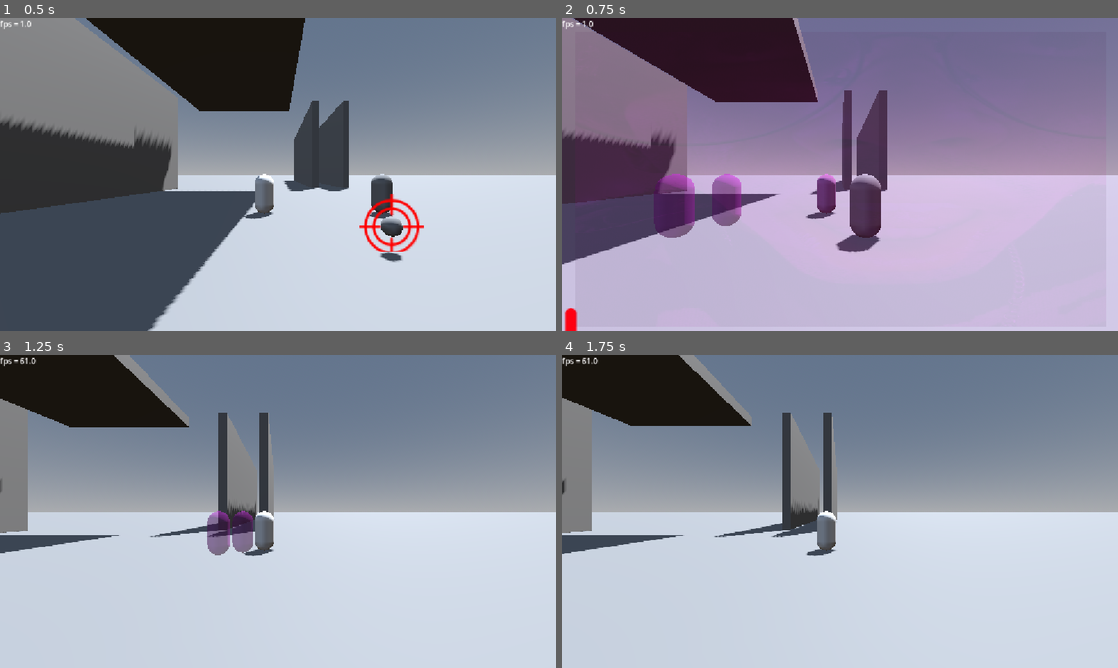
Above: before the commit, frames 1-4 (two rows, left to right).
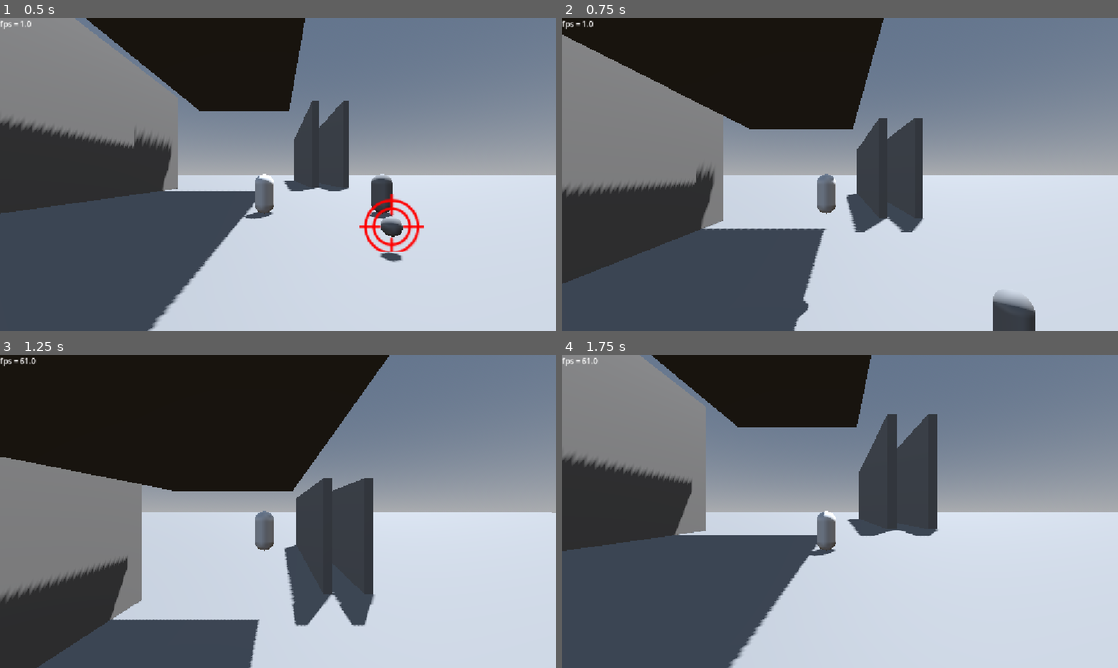
Above: after the commit, the same moments.

Repository: mrgarso/azure-latch
Game: Godot game, scene res://scenes/map.tscn
Same seed, same stepped clock (60 frames per second), same inputs: the game is played once before the commit and once after it.
Inputs (mouse positions are in pixels of both pictures, inside the frame that each line leads up to):
- Up to frame 1 (0.5 s): no input
- Up to frame 2 (0.75 s): move the mouse to (962, 158) at 0.52 s; tap 1 (1) at 0.6 s
- Up to frame 3 (1.25 s): tap A (a) at 0.8 s
- Up to frame 4 (1.75 s): move the mouse to (728, 527) at 1.27 s; tap A (a) at 1.35 s; tap D (d) at 1.55 s

Frame 1 is identical in both runs. In frame 2, 59% of the frame differs, in the area x 0-98%, y 0-100%; in frame 3, 45%; in frame 4, 41%.

Commit message:
refactorizacion del movimiento

Diff:
--- a/scripts/impulse.gd
+++ b/scripts/impulse.gd
@@ -1,4 +1,4 @@
 extends RefCounted
 class_name Impulse
 
-var vec := Vector2.ZERO
+var vec := Vector3.ZERO
--- a/scripts/player.gd
+++ b/scripts/player.gd
@@ -4,42 +4,53 @@
 @export var speed := 20.0
 @export var accel := 10.0
 @export var frict := 10.0
+@export var jump_speed := 25.0
+@export var gravity := 40.0
 @export var ball_holder: Node3D
 @export var spring_arm_3d: SpringArm3D
 @export var grab_ball_area: Area3D
 @export var fps_label: Label
+
 var can_move := true:
 	set(value):
 		can_move = value
 		direction = Vector2.ZERO
 var using_move := false
 var iframes := false
-var current_speed := 0.0
 var direction := Vector2.ZERO
 var forw := Vector3.ZERO
 var sides := Vector3.ZERO
 var movement := Vector3.ZERO
-var impulses : Array[Impulse] = []
-
-func _ready() -> void:
-	current_speed = speed
+var impulses: Array[Impulse] = []
 
 func _physics_process(delta: float) -> void:
 	fps_label.text = "fps = " + str(Engine.get_frames_per_second())
 	forw = transform.basis.z
 	sides = transform.basis.x
+
+	var impulse_sum := Vector3.ZERO
+	for imp in impulses:
+		impulse_sum += imp.vec
+
 	if using_move:
-		var summed := Vector2.ZERO
-		for imp in impulses:
-			summed += imp.vec
-		direction = summed
+		direction = Vector2(impulse_sum.x, impulse_sum.z)
 	elif can_move:
-		direction = Input.get_vector("a","d","w","s")
+		direction = Input.get_vector("a", "d", "w", "s")
+		if is_on_floor() and Input.is_action_just_pressed("space"):
+			velocity.y = jump_speed
+
 	movement = ((direction.x * sides) + (direction.y * forw)) * speed
 	if direction:
-		velocity = lerp(velocity,Vector3(movement.x,velocity.y,movement.z),delta * accel)
+		velocity.x = lerp(velocity.x, movement.x, delta * accel)
+		velocity.z = lerp(velocity.z, movement.z, delta * accel)
+		#velocity.y = lerp(velocity.y, impulse_sum.y, delta * accel)
 	else:
-		velocity = lerp(velocity,Vector3(0,velocity.y,0),delta * frict)
+		velocity.x = lerp(velocity.x, 0.0, delta * frict)
+		velocity.z = lerp(velocity.z, 0.0, delta * frict)
+
+	velocity.y += impulse_sum.y * delta * 3
+	if not is_on_floor():
+		velocity.y -= gravity * delta * 3
 
 	move_and_slide()
 
--- a/scripts/skills/Isagi_moves/move_1.gd
+++ b/scripts/skills/Isagi_moves/move_1.gd
@@ -4,18 +4,6 @@
 func use(target:Player=null, speed:=1.0, godmode:=false, vulnerable:=false):
 	if target.can_move:
 		target.using_move = true
-		SB.screen_flash(target, Color(1,0,1,0.1), 0.5)
-		SB.velocity(target, Vector2(0,-5), 0.3, 0.7)
-		SB.afterimage(target, 6, 0.05, 0.4, Color(0.6,0,0.6, 0.5))
-		await SB.wait(2, speed)
-		var dir := Input.get_axis("a","d")
-		if dir >= 0:
-			SB.velocity(target, Vector2(10,-5), 0.3, 0.7)
-			await SB.wait(2, speed)
-			SB.velocity(target, Vector2(5,0), 0.3, 0.7)
-		else:
-			SB.velocity(target, Vector2(-10,-5), 0.3, 0.7)
-			await SB.wait(2, speed)
-			SB.velocity(target, Vector2(-5,0), 0.3, 0.7)
+		SB.velocity(target, Vector3(0, 350, -7.5), 0.1, 0.76)
 		await SB.wait(20, speed)
 		target.using_move = false
--- a/scripts/skills/skill_builder.gd
+++ b/scripts/skills/skill_builder.gd
@@ -1,13 +1,14 @@
 extends Node
 
 
-func velocity(target: Player, direction := Vector2(0,0), duration := 1.0, decay := 0.99) -> void:
+func velocity(target: Player, direction := Vector3.ZERO, duration := 1.0, decay := 0.99) -> void:
 	var imp := Impulse.new()
 	imp.vec = direction
 	target.impulses.append(imp)
 	for i in (Engine.physics_ticks_per_second * duration):
 		imp.vec *= decay
 		await get_tree().create_timer(Engine.time_scale / Engine.physics_ticks_per_second).timeout
+	target.impulses.erase(imp)
 
 func wait(frames := 60, speed := 1.0) -> void:
 	for i in frames:
@@ -17,18 +18,17 @@
 	var source: MeshInstance3D = target.get_node("MeshInstance3D")
 	for i in quantity:
 		var clone := source.duplicate() as MeshInstance3D
-		target.get_parent().add_child(clone)   # <- see note below
+		target.get_parent().add_child(clone)
 		var mat: StandardMaterial3D = clone.get_active_material(0)
 		if mat == null:
 			mat = StandardMaterial3D.new()
-			mat.albedo_color = Color.WHITE
 		elif mat is BaseMaterial3D:
 			mat = mat.duplicate()
 		else:
-			mat = null
-		if mat is BaseMaterial3D:
-			mat.transparency = BaseMaterial3D.TRANSPARENCY_ALPHA_HASH
-			clone.set_surface_override_material(0, mat)
+			clone.queue_free()
+			continue
+		mat.transparency = BaseMaterial3D.TRANSPARENCY_ALPHA_HASH
+		clone.set_surface_override_material(0, mat)
 		mat.transparency = BaseMaterial3D.TRANSPARENCY_ALPHA
 		mat.albedo_color = custom_color
 		clone.global_transform = target.global_transform
@@ -58,29 +58,26 @@
 func counter() -> void:
 	pass
 
-func kick(target :Player=null, direction := Vector3(), force := 70.0, unattach := true, speed := 1.0) -> void:
-	var subject :Ball= target.grab_ball_area.ball
+func kick(target: Player = null, direction := Vector3(), force := 70.0, unattach := true, speed := 1.0) -> void:
+	var subject: Ball = target.grab_ball_area.ball
 	show(subject.trajectory_mesh)
 	var aim_dir := (target.transform.basis * direction).normalized()
 	var final_direction := -aim_dir * force
-	var ball_traj := PackedVector3Array()
 	var ball_traj_range := 240
+	var ball_traj_delta := 1.0 / Engine.physics_ticks_per_second
 	var ball_traj_width := 0.05
 
-	ball_traj = subject.predict_trajectory(subject.global_position, final_direction, ball_traj_range/60.0, 1/60.0, speed)
+	@warning_ignore("integer_division")
+	var ball_traj := subject.predict_trajectory(subject.global_position, final_direction, ball_traj_range / Engine.physics_ticks_per_second, ball_traj_delta, speed)
 
 	var traj_shortened := 2.5
-
-	var step_size := int(pow(2,traj_shortened))
+	var step_size := int(pow(2, traj_shortened))
 
 	var traj_ball_traj := PackedVector3Array()
-
 	for i in range(0, ball_traj.size(), step_size):
 		traj_ball_traj.append(ball_traj[i])
 	subject.trajectory_mesh.mesh = subject.build_traj_mesh(traj_ball_traj, ball_traj_width)
 	subject.trajectory_mesh.visible = true
-
-
 
 	if unattach:
 		subject.current_owner = null
@@ -91,6 +88,8 @@
 
 func fade_and_hide(mesh_inst: MeshInstance3D, duration := 0.5) -> void:
 	var mat := mesh_inst.material_override as StandardMaterial3D
+	if mat == null:
+		return
 	mat.albedo_color.a = 1.0
 	var tween := create_tween()
 	tween.tween_property(mat, "albedo_color:a", 0.0, duration)
@@ -98,11 +97,13 @@
 
 func show(mesh_inst: MeshInstance3D) -> void:
 	var mat := mesh_inst.material_override as StandardMaterial3D
+	if mat == null:
+		return
 	mat.albedo_color.a = 1.0
 	var tween := create_tween()
 	tween.tween_property(mat, "albedo_color:a", 1.0, 0.0)
 	tween.tween_callback(func(): mesh_inst.visible = true)
 
-func delete(target:Node3D, seconds := 0.5):
+func delete(target: Node3D, seconds := 0.5) -> void:
 	await get_tree().create_timer(seconds).timeout
 	target.queue_free()
